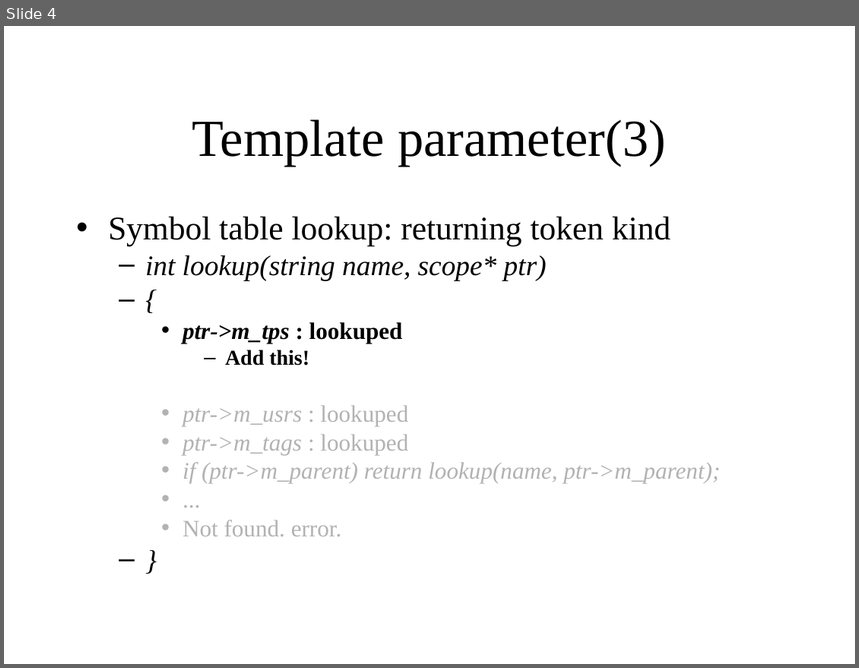
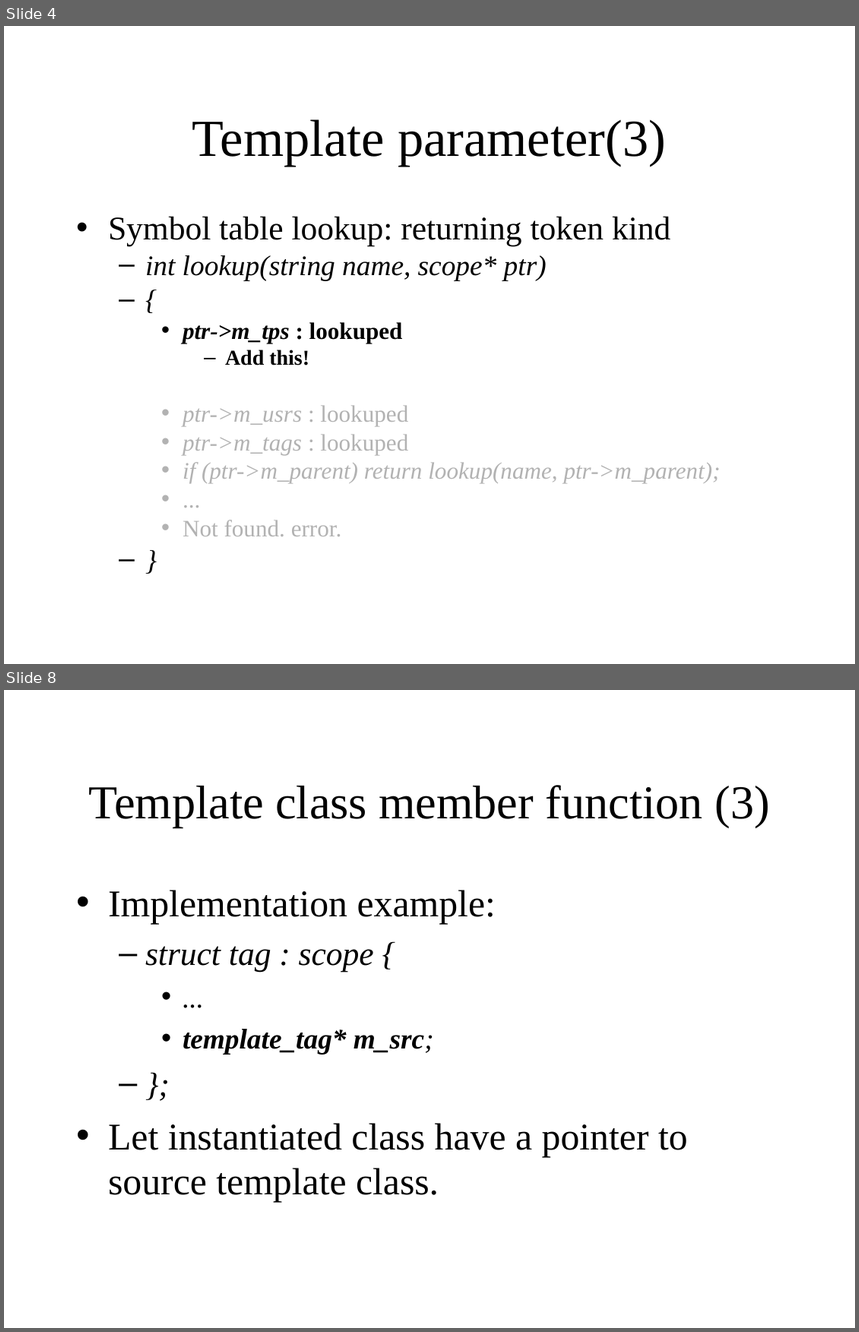
Before and after one commit to KeiHasegawa/cxx_doc, a slide deck: 14_template_parse_e.ppt. Shown one above the other, each under a label of ours: slide 4 before the commit, slides 4 and 8 after it; the slides between them are not shown. The pictures are 859x668 and 859x1332 pixels, drawn with LibreOffice and Linux fonts; fonts in the diff are those of the drawing. Boxes give left, top, right and bottom in pixels: in the first picture for what was removed or moved away, otherwise in the second. Text is boxed around its words. In the diff, an @@ line names an element or a change of style, - is before the commit and + after.

```diff
--- a/14_template_parse_e.ppt
+++ b/14_template_parse_e.ppt
@@ slide 8 added at [4, 690, 855, 1328], background #FFFFFF @@
@@ title added at [89, 785, 770, 828], 40 pt, text #000000 @@
+Template class member function (3)
@@ text added at [108, 890, 688, 1202], 32 pt, text #000000 @@
+• Implementation example:
+  – struct tag : scope {
+    • ...
+    • template_tag* m_src;
+  – };
+• Let instantiated class have a pointer to source template class.
```
Also in this commit, not shown: 3 slides changed, 2 other slides added, 1 other file.
